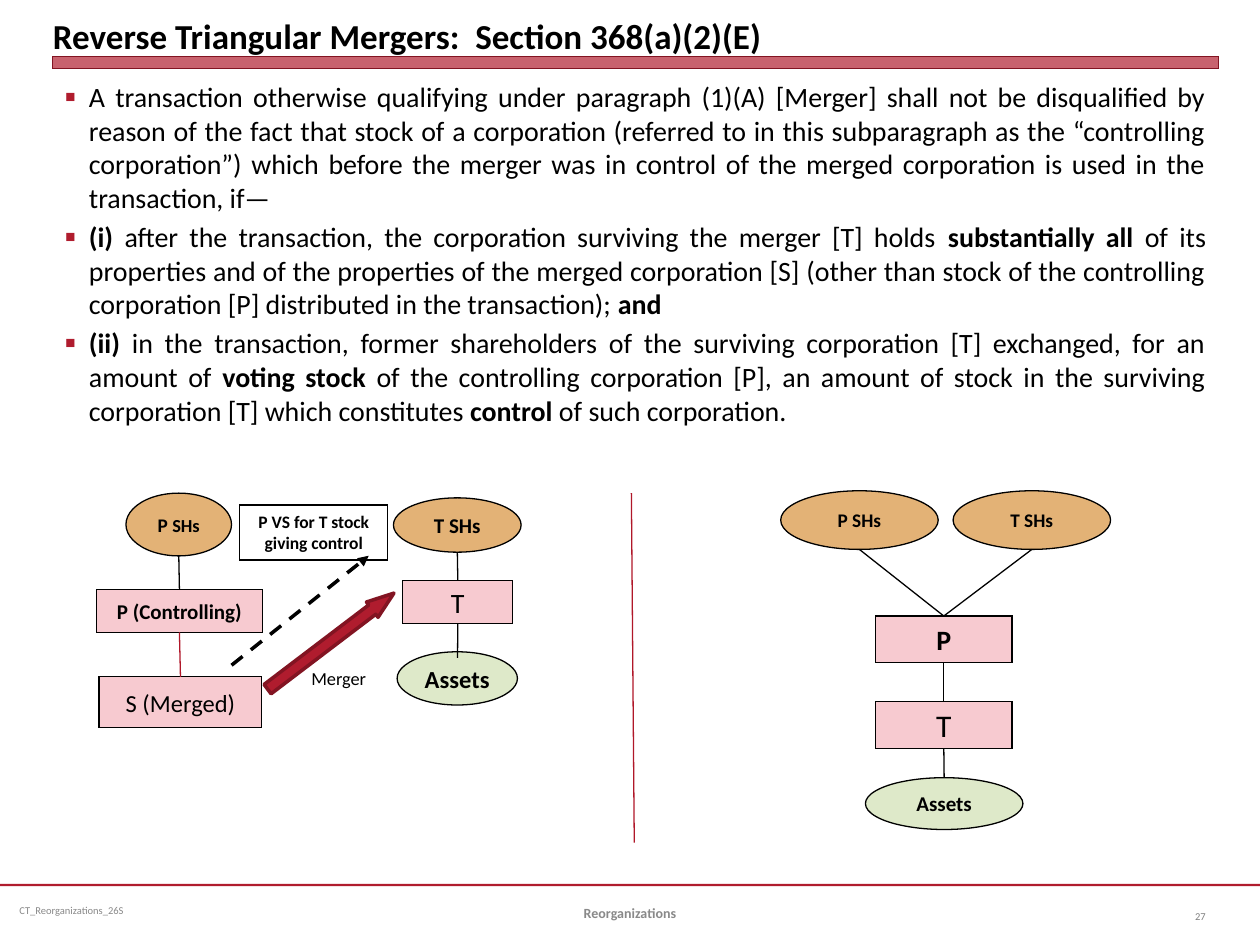
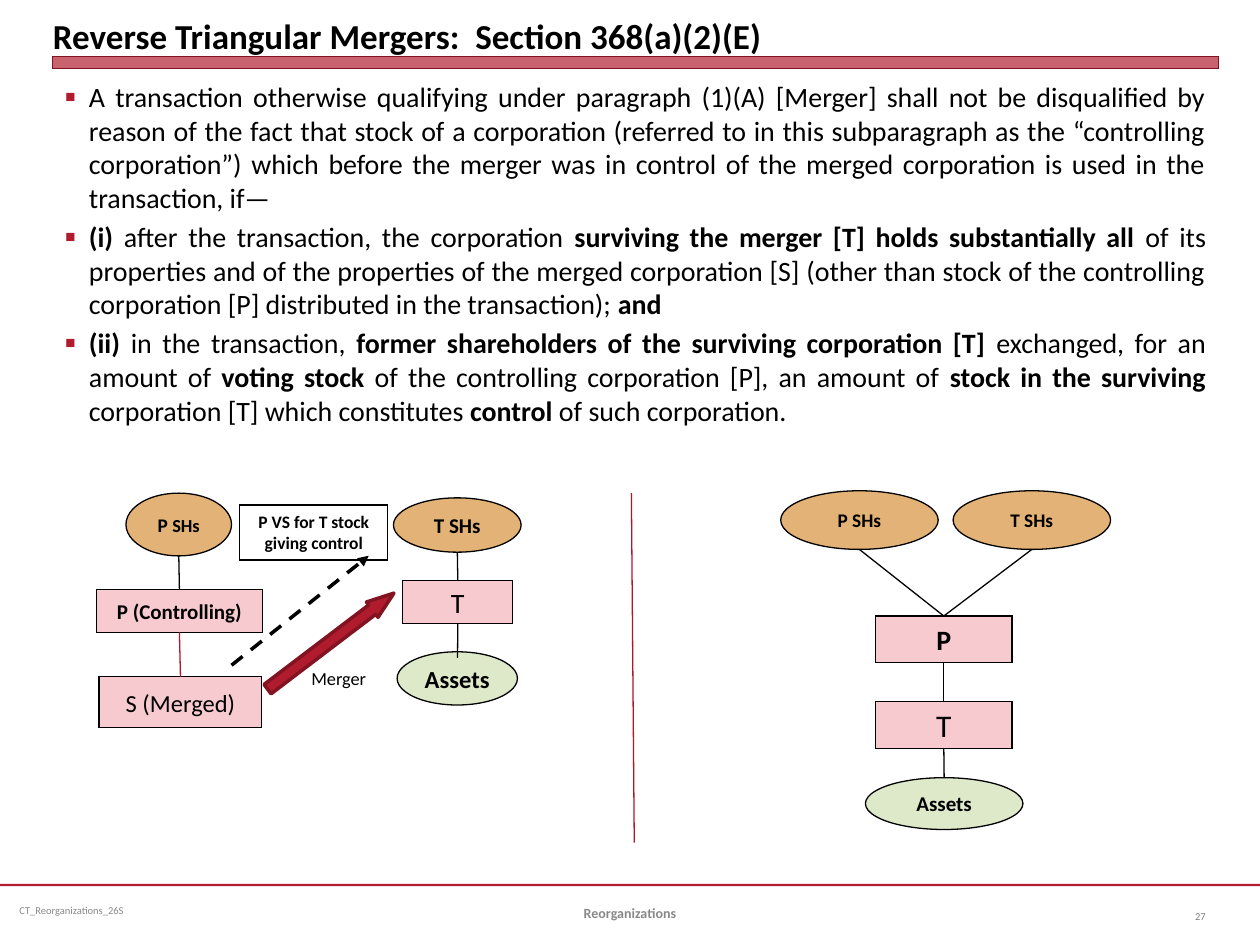
Before and after one commit to jmc877/Corporate-Tax, a slide deck: slide 27 of slides/CT_Reorganizations_26S.pptx. Drawn at 1260x945 pixels with LibreOffice and Linux fonts; fonts in the diff are those of the drawing. Boxes give left, top, right and bottom in pixels: in the first picture for what was removed or moved away, otherwise in the second. Text is boxed around its words. In the diff, an @@ line names an element or a change of style, - is before the commit and + after.

```diff
--- a/slides/CT_Reorganizations_26S.pptx
+++ b/slides/CT_Reorganizations_26S.pptx
@@ text at (89,226,1206,426): bold on in "surviving the merger [T] holds", "former shareholders of the surviving corporation [T] ..." @@
```
Also in this commit, not shown: 2 other slides changed.
